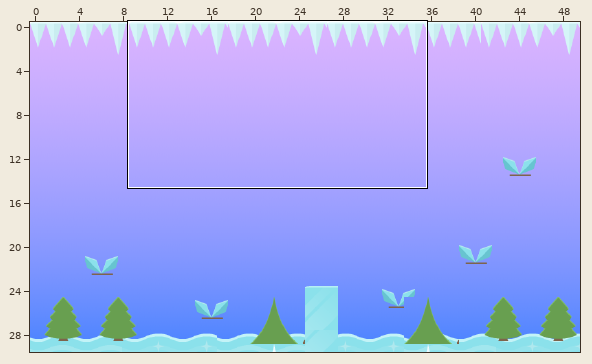
Tiled map, stored at android/assets/data/maps/level6/map.tmx. The first picture is a wide view before the edit; the outline marks the close-up.
Close-up. First the earlier version:
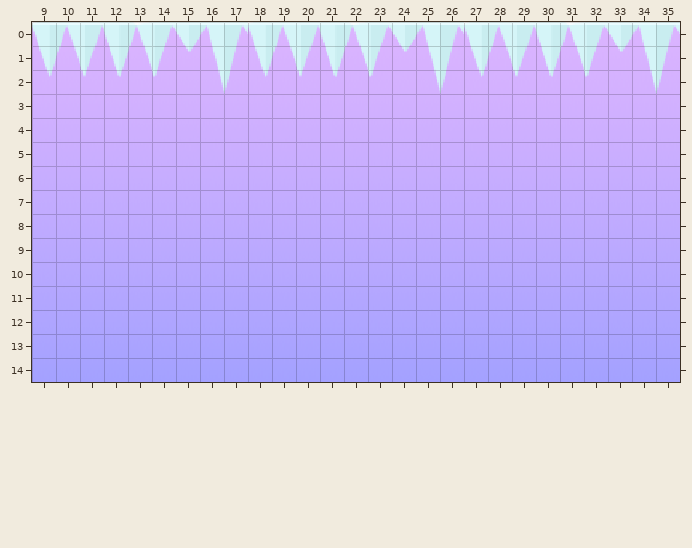
Cells are 16x16 px. Shown: x 9..35, y 0..14.
After the commit:
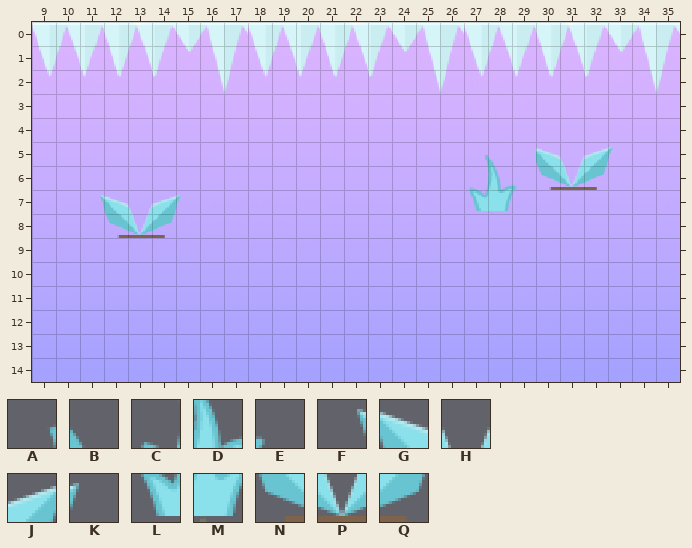
Key: from "sheet": A 1160, B 1161, C 1221, D 1222, E 1223, F 1224, G 1225, H 1226, J 1227, K 1228, L 1282, M 1283, N 1286, P 1287, Q 1288.
_ is an empty cell.
From old to new:
Layer "Tile Layer 4":
Tile A now appears in row 5 at x 27.
Tile B now appears in row 5 at x 28.
Tile C now appears in row 6 at x 27.
Tile D now appears in row 6 at x 28.
Tile E now appears in row 6 at x 29.
Tile F now appears in row 7 at x 11.
Tile G now appears in row 5 at x 30; in row 7 at x 12.
Tile H now appears in row 5 at x 31; in row 7 at x 13.
Tile J now appears in row 5 at x 32; in row 7 at x 14.
Tile K now appears in row 5 at x 33; in row 7 at x 15.
Tile L now appears in row 7 at x 27.
Tile M now appears in row 7 at x 28.
Tile N now appears in row 6 at x 30; in row 8 at x 12.
Tile P now appears in row 6 at x 31; in row 8 at x 13.
Tile Q now appears in row 6 at x 32; in row 8 at x 14.
Boxes around the changes in both close-ups, in picture pixels (x1, y1, x2, y2):
added: (469, 147, 613, 214)
added: (100, 195, 181, 238)
